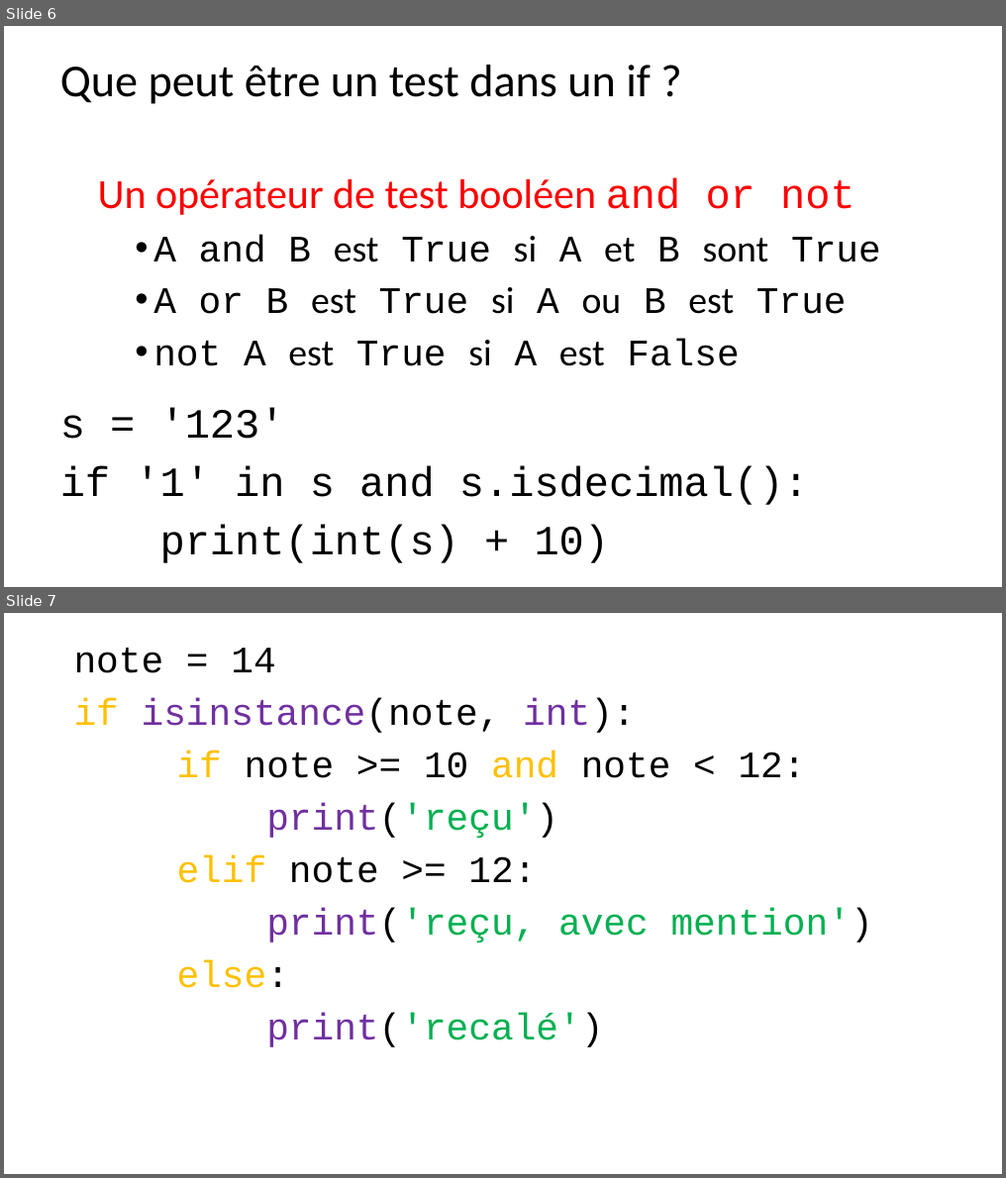
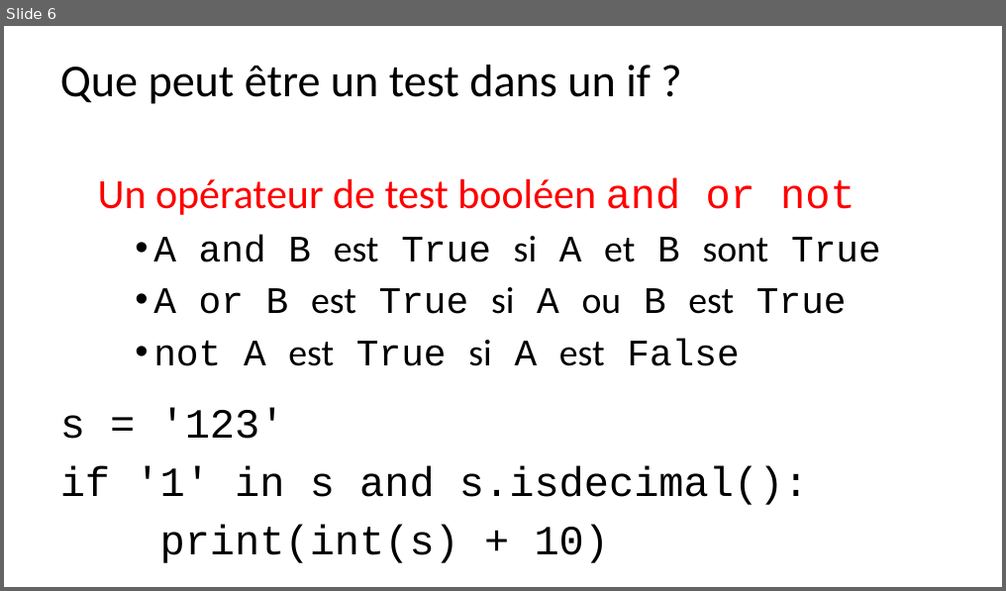
Before and after one commit to flotpython/course, a slide deck: w4/w4-s2-av-slide1.pptx. Shown one above the other, each under a label of ours: slides 6 and 7 before the commit, slide 6 after it. The pictures are 1006x1178 and 1006x591 pixels, drawn with LibreOffice and Linux fonts; fonts in the diff are those of the drawing. Boxes give left, top, right and bottom in pixels: in the first picture for what was removed or moved away, otherwise in the second. Text is boxed around its words. In the diff, an @@ line names an element or a change of style, - is before the commit and + after.

```diff
--- a/w4/w4-s2-av-slide1.pptx
+++ b/w4/w4-s2-av-slide1.pptx
@@ slide 7 removed at (4, 613, 1002, 1174), background #FFFFFF @@
@@ text removed at (74, 647, 873, 1048) @@
-note = 14
-if isinstance(note, int):
-      if note >= 10 and note < 12:
-      print('reçu')
-      elif note >= 12:
-      print('reçu, avec mention')
-      else:
-      print('recalé')
```
Also in this commit, not shown: 1 slide changed, 1 slide added, 4 other files.
